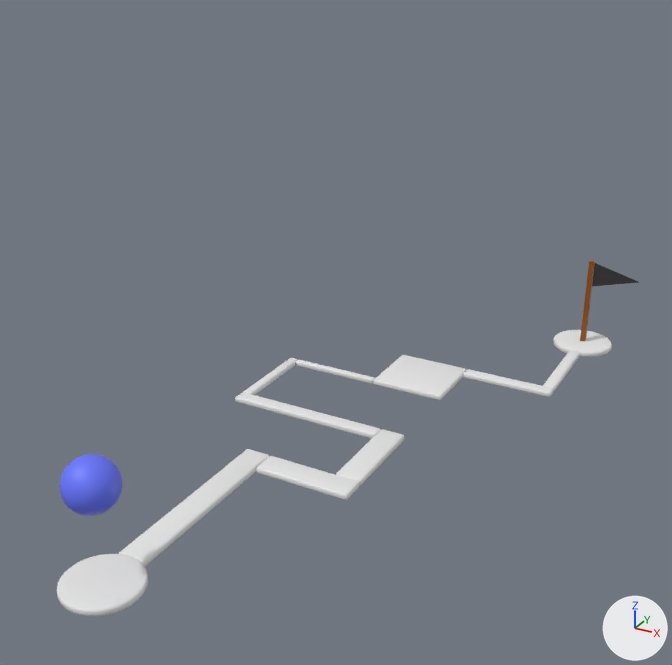
An edit to the glTF model assets/level1.glb, drawn before and after from the same camera.
Camera for both pictures: a 50 mm lens placed at (19.6, -18.9, 20.8), pointed at (2.7, 11.7, 5.5). Lighting does not change. The marker at lower right points along +X, +Y and +Z. Vertices at the same position are counted once.
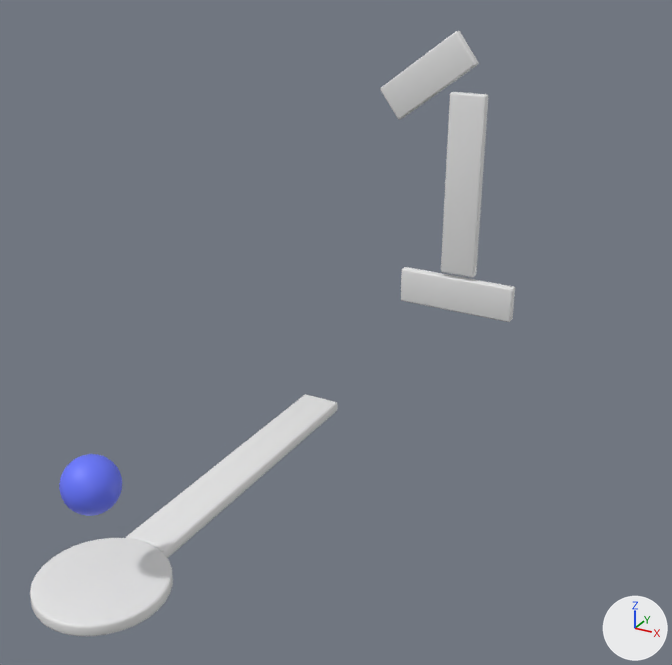
Where the newer file only moved an object's origin or applied its transform, the numbers keep the older frame.

The change, as a diff of the scene's bpy script:
```diff
--- a/assets/level1.glb.py
+++ b/assets/level1.glb.py
@@ me_cylinder @@
-me_cylinder.from_pydata(...)  # 256 vertices, 508 faces; spans x -1.53..1.53, y -1.53..1.53, z -0.15..0.15
+me_cylinder.from_pydata(...)  # 256 vertices, 508 faces; spans x -2.39..2.39, y -2.39..2.39, z -0.24..0.24
+# me_cylinder part 1: 256 of 256 vertices moved; they spanned x -1.53..1.53, y -1.53..1.53, z -0.15..0.15 and now span x -2.39..2.39, y -2.39..2.39, z -0.24..0.24; mean shift (0.0, 0.0, 0.0); largest move (0.0, 1.53, -0.05) -> (0.0, 2.39, -0.14)
 me_cylinder.materials.append(mat_level)
@@ me_cube @@
-me_cube.from_pydata(...)  # 120 vertices, 236 faces; spans x -0.59..0.59, y -4.21..4.16, z -0.15..0.15
+me_cube.from_pydata(...)  # 120 vertices, 236 faces; spans x -0.91..0.91, y -6.55..6.47, z -0.24..0.24
+# me_cube part 2: 120 of 120 vertices moved; they spanned x -0.59..0.59, y -4.21..4.16, z -0.15..0.15 and now span x -0.91..0.91, y -6.55..6.47, z -0.24..0.24; mean shift (0.0, -0.48, 0.0); largest move (-0.49, -4.19, -0.1) -> (-0.82, -6.54, -0.19)
 me_cube.materials.append(mat_level)
@@ me_cube_001 @@
-me_cube_001.from_pydata(...)  # 96 vertices, 188 faces; spans x -2.16..2.16, y -0.59..0.59, z -0.15..0.15
+me_cube_001.from_pydata(...)  # 96 vertices, 188 faces; spans x -4.55..4.55, y -0.91..0.91, z -0.24..0.24
+# me_cube_001 part 3: 96 of 96 vertices moved; they spanned x -2.16..2.16, y -0.59..0.59, z -0.15..0.15 and now span x -4.55..4.55, y -0.91..0.91, z -0.24..0.24; mean shift (0.0, 0.0, 0.0); largest move (-2.06, -0.59, -0.05) -> (-4.45, -0.91, -0.14)
 me_cube_001.materials.append(mat_level)
@@ me_cube_002 @@
-me_cube_002.from_pydata(...)  # 96 vertices, 188 faces; spans x -0.59..0.59, y -2.16..2.16, z -0.15..0.15
+me_cube_002.from_pydata(...)  # 96 vertices, 188 faces; spans x -2.45..2.45, y -0.91..0.91, z -0.24..0.24
+# me_cube_002 part 4: 96 vertices removed from x -0.59..0.59, y -2.16..2.16, z -0.15..0.15
+# me_cube_002 part 5: 96 vertices added at x -2.45..2.45, y -0.91..0.91, z -0.24..0.24
 me_cube_002.materials.append(mat_level)
@@ me_cube_003 @@
-me_cube_003.from_pydata(...)  # 96 vertices, 188 faces; spans x -3.74..3.74, y -0.34..0.34, z -0.15..0.15
+me_cube_003.from_pydata(...)  # 96 vertices, 188 faces; spans x -3.06..3.06, y -0.91..0.91, z -0.24..0.24
+# me_cube_003 part 6: 96 of 96 vertices moved; they spanned x -3.74..3.74, y -0.34..0.34, z -0.15..0.15 and now span x -3.06..3.06, y -0.91..0.91, z -0.24..0.24; mean shift (0.0, 0.0, 0.0); largest move (3.71, -0.29, 0.1) -> (3.04, -0.86, 0.19)
 me_cube_003.materials.append(mat_level)
@@ ob_flag @@
-ob_flag = bpy.data.objects.new('Flag', me_flag)
@@ ob_cube @@
 ob_cube = bpy.data.objects.new('Cube', me_cube)
-ob_cube.location = (0.0, 5.63, 0.0)
+ob_cube.location = (0.0, 8.75, 0.0)
@@ ob_cube_001 @@
 ob_cube_001 = bpy.data.objects.new('Cube.001', me_cube_001)
-ob_cube_001.location = (2.74, 9.2, 0.0)
+ob_cube_001.location = (3.39, 23.55, 8.94)
+ob_cube_001.rotation_euler = (1.571, -1.567, 0.0)  # degrees (90, -90, 0)
@@ ob_cube_002 @@
 ob_cube_002 = bpy.data.objects.new('Cube.002', me_cube_002)
-ob_cube_002.location = (4.31, 11.94, 0.0)
+ob_cube_002.location = (1.26, 23.55, 14.11)
+ob_cube_002.rotation_euler = (1.571, -0.643, 0.0)  # degrees (90, -37, 0)
@@ ob_cube_003 @@
 ob_cube_003 = bpy.data.objects.new('Cube.003', me_cube_003)
-ob_cube_003.location = (-0.02, 13.76, 0.0)
+ob_cube_003.location = (3.31, 23.55, 3.29)
+ob_cube_003.rotation_euler = (1.571, 0.00379, 0.0)  # degrees (90, 0.2, 0)
@@ ob_cube_004 @@
-ob_cube_004 = bpy.data.objects.new('Cube.004', me_cube_004)
@@ ob_cube_005 @@
-ob_cube_005 = bpy.data.objects.new('Cube.005', me_cube_005)
@@ ob_cube_006 @@
-ob_cube_006 = bpy.data.objects.new('Cube.006', me_cube_006)
@@ ob_cube_007 @@
-ob_cube_007 = bpy.data.objects.new('Cube.007', me_cube_007)
@@ ob_cube_008 @@
-ob_cube_008 = bpy.data.objects.new('Cube.008', me_cube_008)
@@ ob_finish @@
-ob_finish = bpy.data.objects.new('Finish', me_cylinder_001)
```

Location of each change, (x1, y1, x2, y2) in pixels of the pictures (672 x 665 px):
'Start', reshaped (57% wider, 57% taller): before (57, 554, 148, 616); after (30, 538, 173, 636)
'Cube', reshaped, moved (41% wider, 39% taller): before (119, 449, 269, 567); after (126, 394, 338, 558)
'Cube.001', reshaped, moved, turned: before (256, 456, 359, 500); after (441, 92, 488, 278)
'Cube.003', reshaped, moved, turned: before (235, 392, 380, 439); after (401, 267, 515, 322)
'Cube.002', reshaped, moved, turned: before (336, 429, 404, 486); after (380, 31, 479, 120)
'Cube.006', deleted: before (373, 355, 466, 401)
'Finish', deleted: before (554, 330, 612, 357)
'Flag', deleted: before (580, 260, 640, 342)
'Cube.007', deleted: before (463, 369, 553, 397)
'Cube.005', deleted: before (296, 360, 375, 384)
'Cube.008', deleted: before (543, 350, 580, 392)
'Cube.004', deleted: before (244, 358, 298, 395)
part 4 of me_cube_002, deleted: before (336, 429, 404, 486)
part 5 of me_cube_002, added: after (380, 31, 479, 120)
